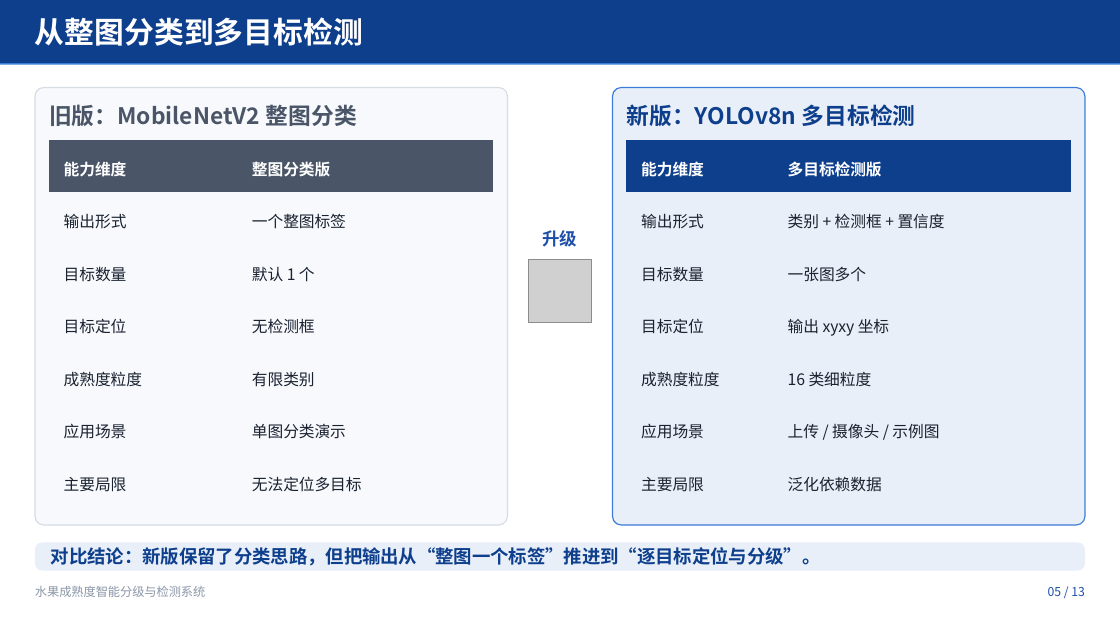
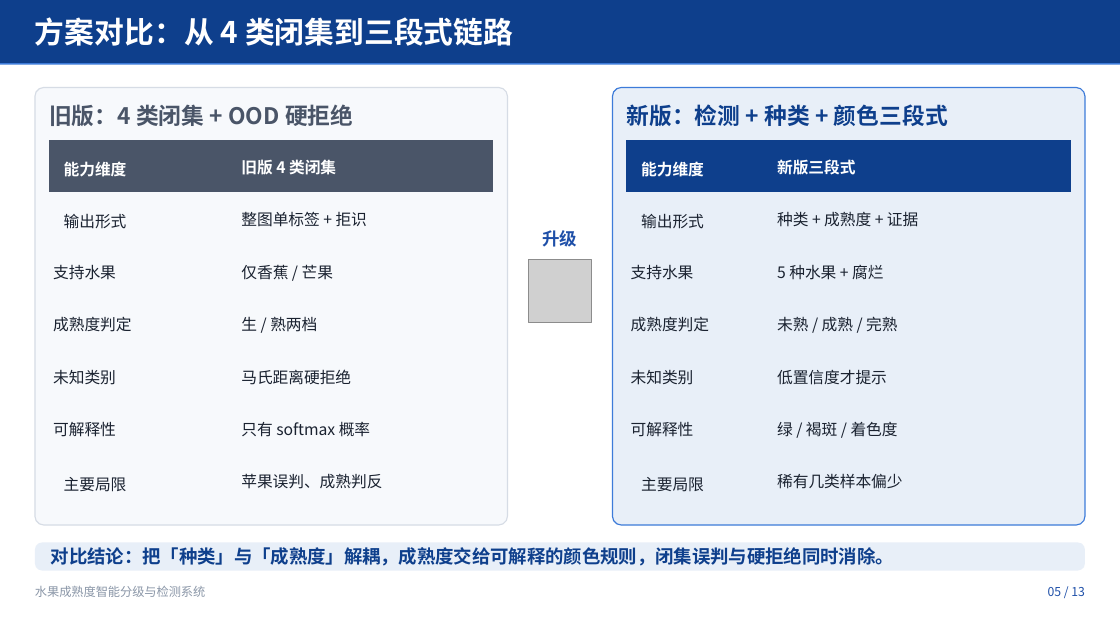
Before and after one commit to wpf1022/fruit-ripeness-detection, a slide deck: slide 5 of 答辩PPT/水果成熟度检测答辩.pptx. Drawn at 1120x630 pixels with LibreOffice and Linux fonts; fonts in the diff are those of the drawing; grey boxes stand for pictures. Boxes give left, top, right and bottom in pixels: in the first picture for what was removed or moved away, otherwise in the second. Text is boxed around its words. In the diff, an @@ line names an element or a change of style, - is before the commit and + after.

```diff
--- a/答辩PPT/水果成熟度检测答辩.pptx
+++ b/答辩PPT/水果成熟度检测答辩.pptx
@@ text at [35, 17, 513, 46]: text changed @@
-从整图分类到多目标检测
+方案对比：从 4 类闭集到三段式链路
@@ text at [49, 104, 353, 126]: text changed @@
-旧版：MobileNetV2 整图分类
+旧版：4 类闭集 + OOD 硬拒绝
@@ text at [626, 104, 948, 126]: text changed @@
-新版：YOLOv8n 多目标检测
+新版：检测 + 种类 + 颜色三段式
@@ table at [49, 140, 493, 508] @@
-row 1, column 2: 整图分类版
+row 1, column 2: 旧版 4 类闭集
-row 2, column 2: 一个整图标签
+row 2, column 2: 整图单标签 + 拒识
-row 3, column 1: 目标数量
+row 3, column 1: 支持水果
-row 3, column 2: 默认 1 个
+row 3, column 2: 仅香蕉 / 芒果
-row 4, column 1: 目标定位
+row 4, column 1: 成熟度判定
-row 4, column 2: 无检测框
+row 4, column 2: 生 / 熟两档
-row 5, column 1: 成熟度粒度
+row 5, column 1: 未知类别
-row 5, column 2: 有限类别
+row 5, column 2: 马氏距离硬拒绝
-row 6, column 1: 应用场景
+row 6, column 1: 可解释性
-row 6, column 2: 单图分类演示
+row 6, column 2: 只有 softmax 概率
-row 7, column 2: 无法定位多目标
+row 7, column 2: 苹果误判、成熟判反
@@ table at [627, 140, 1071, 508] @@
-row 1, column 2: 多目标检测版
+row 1, column 2: 新版三段式
-row 2, column 2: 类别 + 检测框 + 置信度
+row 2, column 2: 种类 + 成熟度 + 证据
-row 3, column 1: 目标数量
+row 3, column 1: 支持水果
-row 3, column 2: 一张图多个
+row 3, column 2: 5 种水果 + 腐烂
-row 4, column 1: 目标定位
+row 4, column 1: 成熟度判定
-row 4, column 2: 输出 xyxy 坐标
+row 4, column 2: 未熟 / 成熟 / 完熟
-row 5, column 1: 成熟度粒度
+row 5, column 1: 未知类别
-row 5, column 2: 16 类细粒度
+row 5, column 2: 低置信度才提示
-row 6, column 1: 应用场景
+row 6, column 1: 可解释性
-row 6, column 2: 上传 / 摄像头 / 示例图
+row 6, column 2: 绿 / 褐斑 / 着色度
-row 7, column 2: 泛化依赖数据
+row 7, column 2: 稀有几类样本偏少
@@ text at [51, 547, 894, 566]: text changed @@
-对比结论：新版保留了分类思路，但把输出从“整图一个标签”推进到“逐目标定位与分级”。
+对比结论：把「种类」与「成熟度」解耦，成熟度交给可解释的颜色规则，闭集误判与硬拒绝同时消除。
```
Also in this commit, not shown: 12 other slides changed, 2 other files.
